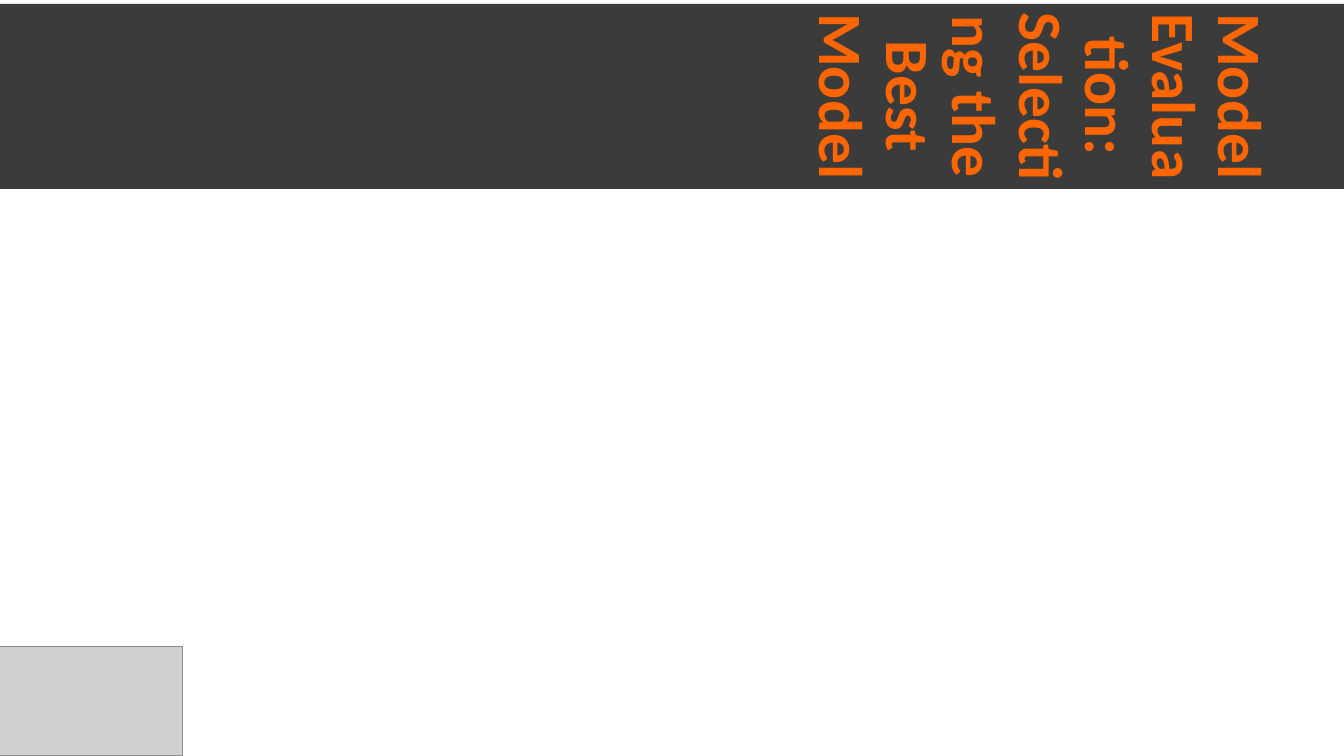
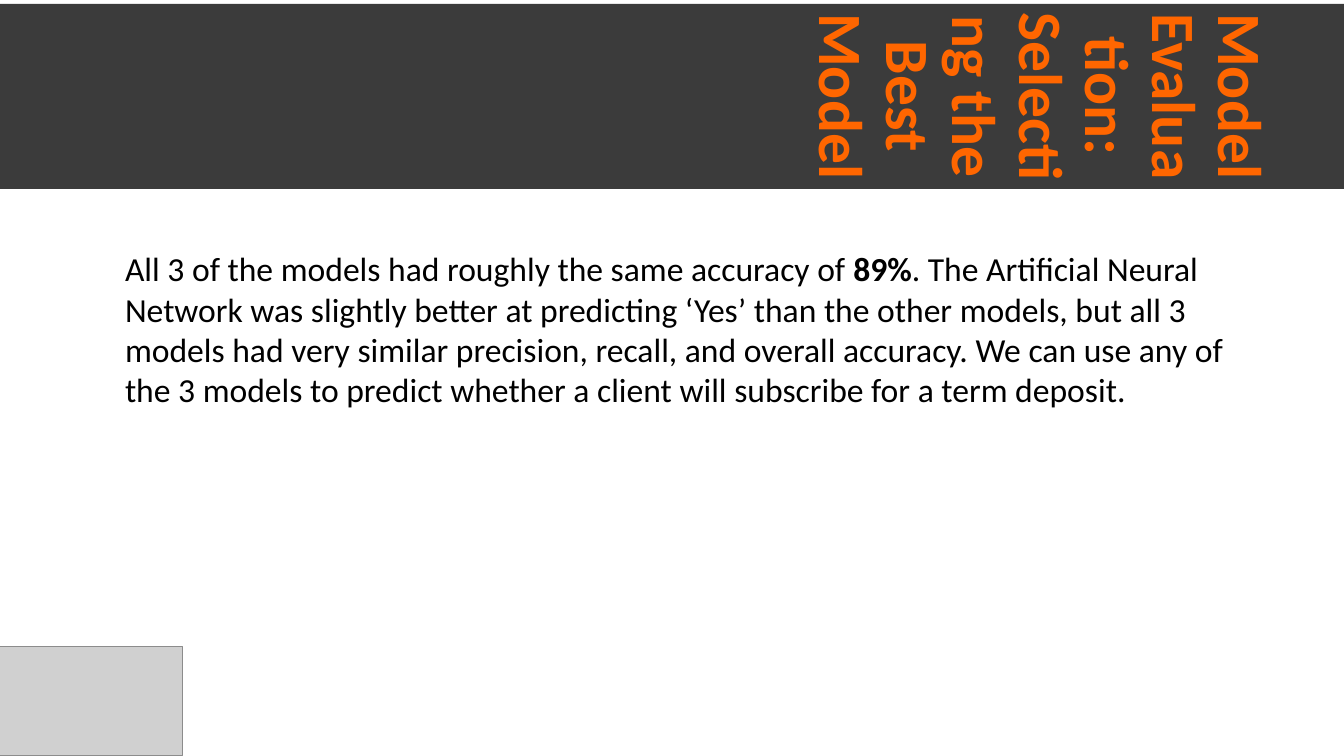
Before and after one commit to janecondon/Bank-Marketing-Campaign-Project, a slide deck: slide 17 of Bank Marketing Campaign.pptx (slide 14 before the commit). Drawn at 1344x756 pixels with LibreOffice and Linux fonts; fonts in the diff are those of the drawing; grey boxes stand for pictures. Boxes give left, top, right and bottom in pixels: in the first picture for what was removed or moved away, otherwise in the second. Text is boxed around its words. In the diff, an @@ line names an element or a change of style, - is before the commit and + after.

```diff
--- a/Bank Marketing Campaign.pptx
+++ b/Bank Marketing Campaign.pptx
@@ text added at (125,257,1223,408), 24 pt, text #000000 @@
+All 3 of the models had roughly the same accuracy of 89%. The Artificial Neural Network was slightly better at predicting ‘Yes’ than the other models, but all 3 models had very similar precision, recall, and overall accuracy. We can use any of the 3 models to predict whether a client will subscribe for a term deposit.
```
Also in this commit, not shown: 2 other slides changed, 6 slides added, 4 slides removed, 1 other file.
